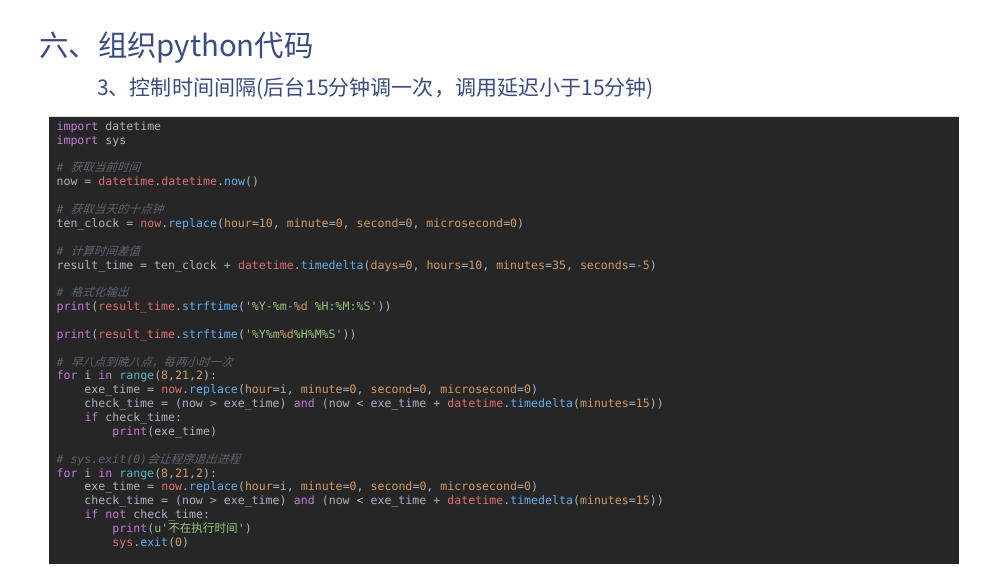
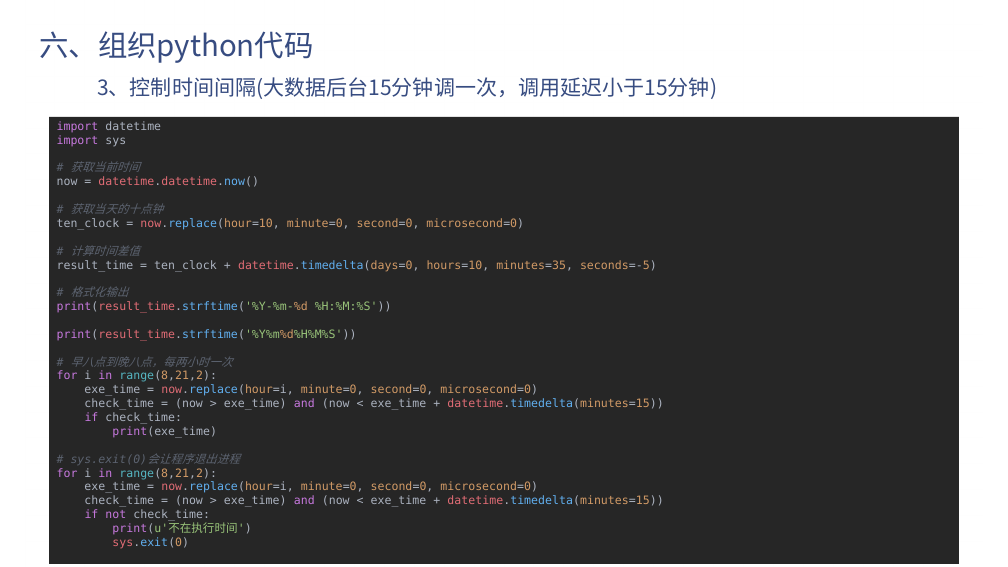
Before and after one commit to e271828182/dd_talk, a slide deck: slide 17 of 钉钉机器人.pptx. Drawn at 1008x567 pixels with LibreOffice and Linux fonts; fonts in the diff are those of the drawing; background and template pictures are left out. Boxes give left, top, right and bottom in pixels: in the first picture for what was removed or moved away, otherwise in the second. Text is boxed around its words. In the diff, an @@ line names an element or a change of style, - is before the commit and + after.

```diff
--- a/钉钉机器人.pptx
+++ b/钉钉机器人.pptx
@@ text at [97,77,717,99]: text changed @@
-3、控制时间间隔(后台15分钟调一次，调用延迟小于15分钟)
+3、控制时间间隔(大数据后台15分钟调一次，调用延迟小于15分钟)
```
Also in this commit, not shown: 1 other slide changed.
